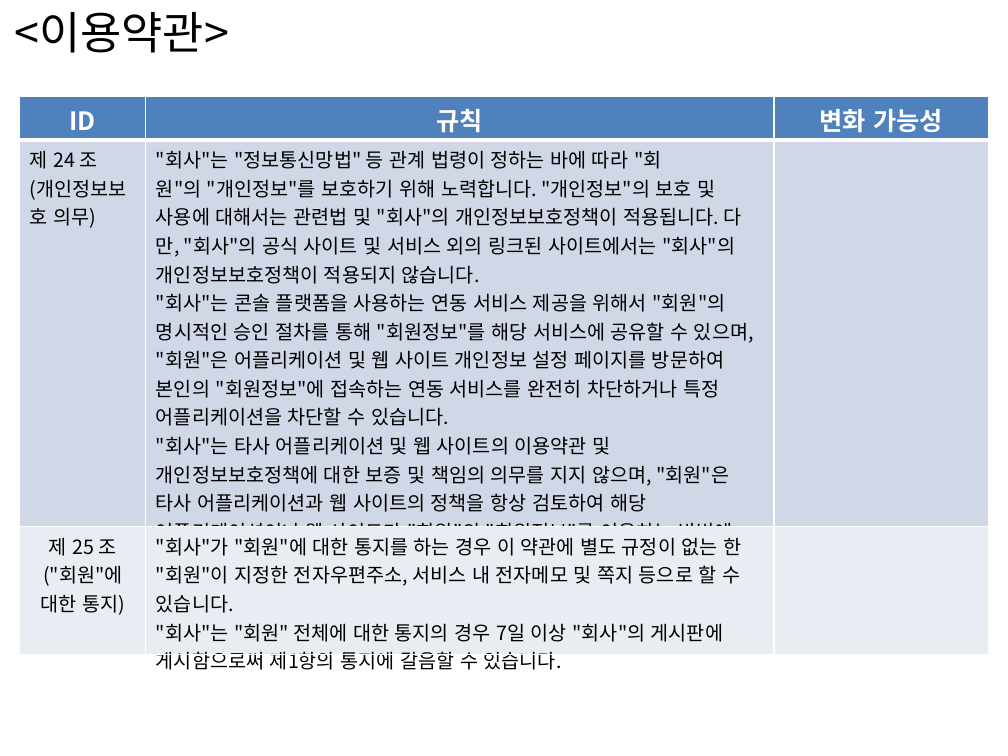
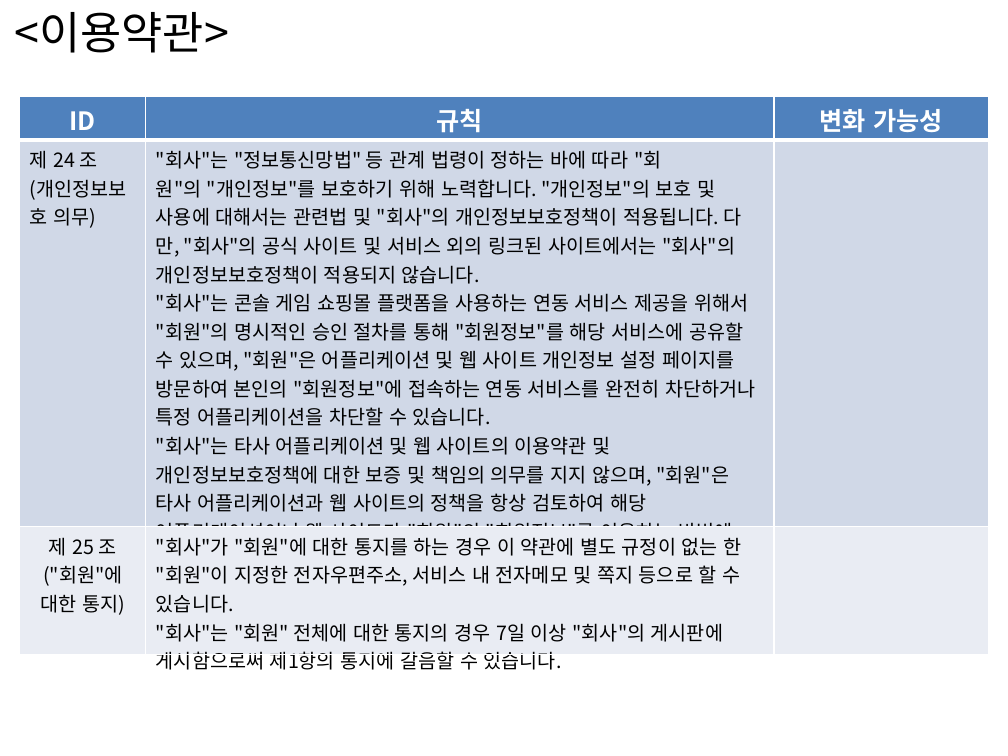
Before and after one commit to Jung-hyeon-Park/portfolio_actifact, a slide deck: slide 17 of 0. 기타/SW아키텍처+비전+수립+-+비즈니스룰+-+_박범진, 박정현.pptx. Drawn at 1008x756 pixels with LibreOffice and Linux fonts; fonts in the diff are those of the drawing. Boxes give left, top, right and bottom in pixels: in the first picture for what was removed or moved away, otherwise in the second. Text is boxed around its words. In the diff, an @@ line names an element or a change of style, - is before the commit and + after.

```diff
--- a/0. 기타/SW아키텍처+비전+수립+-+비즈니스룰+-+_박범진, 박정현.pptx
+++ b/0. 기타/SW아키텍처+비전+수립+-+비즈니스룰+-+_박범진, 박정현.pptx
@@ table at [20,97,989,674] @@
@@ row 2, column 2: ""회사"는 "정보통신망법" 등 관계 법령이 정하는 바에 따라 "회원"의 "개인정보"를 보호하기 위해 노력합니다. "개인정보"의 보호 및 사용에 대해서는 관련법 및 "회사"의 개인정보보호정책이 적용됩니다. 다만, "회사"의 공식 사이트 및 서비스 외의 링크된 사이트에서는 "회사"의 개인정보보호정책이 적용되지 않습니다. / "회사"는 콘솔 플랫폼을 사용하는 연동 서비스 제공을 위해서 "회원"의 명시적인 승인 절차를 통해 "회원정보"를 해당 서비스에 공유할 수 있으며, "회원"은 어플리케이션 및 웹 사이트 개인정보 설정 페이지를 방문하여 본인의 "회원정보"에 접속하는 연동 서비스를 완전히 차단하거나 특정 어플리케이션을 차단할 수 있습니다. / "회사"는 타사 어플리케이션 및 웹 사이트의 이용약관 및 개인정보보호정책에 대한 보증 및 책임의 의무를 지지 않으며, "회원"은 타사 어플리케이션과 웹 사이트의 정책을 항상 검토하여 해당 어플리케이션이나 웹 사이트가 "회원"의 "회원정보"를 이용하는 방법에 만족하는지 확인해야 합니다." to ""회사"는 "정보통신망법" 등 관계 법령이 정하는 바에 따라 "회원"의 "개인정보"를 보호하기 위해 노력합니다. "개인정보"의 보호 및 사용에 대해서는 관련법 및 "회사"의 개인정보보호정책이 적용됩니다. 다만, "회사"의 공식 사이트 및 서비스 외의 링크된 사이트에서는 "회사"의 개인정보보호정책이 적용되지 않습니다. / "회사"는 콘솔 게임 쇼핑몰 플랫폼을 사용하는 연동 서비스 제공을 위해서 "회원"의 명시적인 승인 절차를 통해 "회원정보"를 해당 서비스에 공유할 수 있으며, "회원"은 어플리케이션 및 웹 사이트 개인정보 설정 페이지를 방문하여 본인의 "회원정보"에 접속하는 연동 서비스를 완전히 차단하거나 특정 어플리케이션을 차단할 수 있습니다. / "회사"는 타사 어플리케이션 및 웹 사이트의 이용약관 및 개인정보보호정책에 대한 보증 및 책임의 의무를 지지 않으며, "회원"은 타사 어플리케이션과 웹 사이트의 정책을 항상 검토하여 해당 어플리케이션이나 웹 사이트가 "회원"의 "회원정보"를 이용하는 방법에 만족하는지 확인해야 합니다." @@
```
Also in this commit, not shown: 12 other slides changed, 5 other files.
